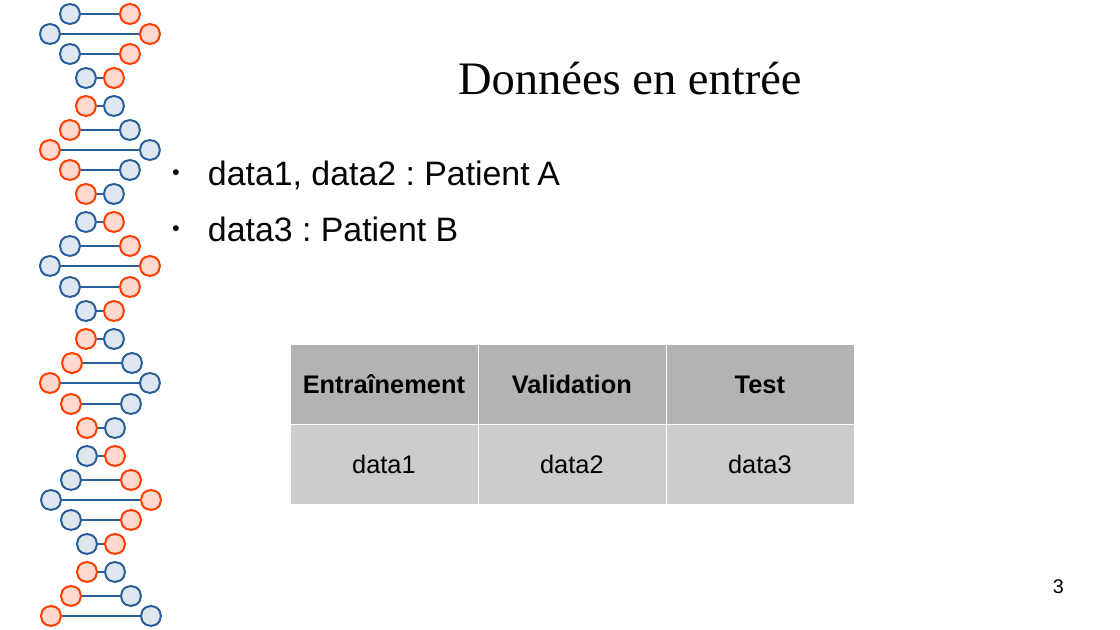
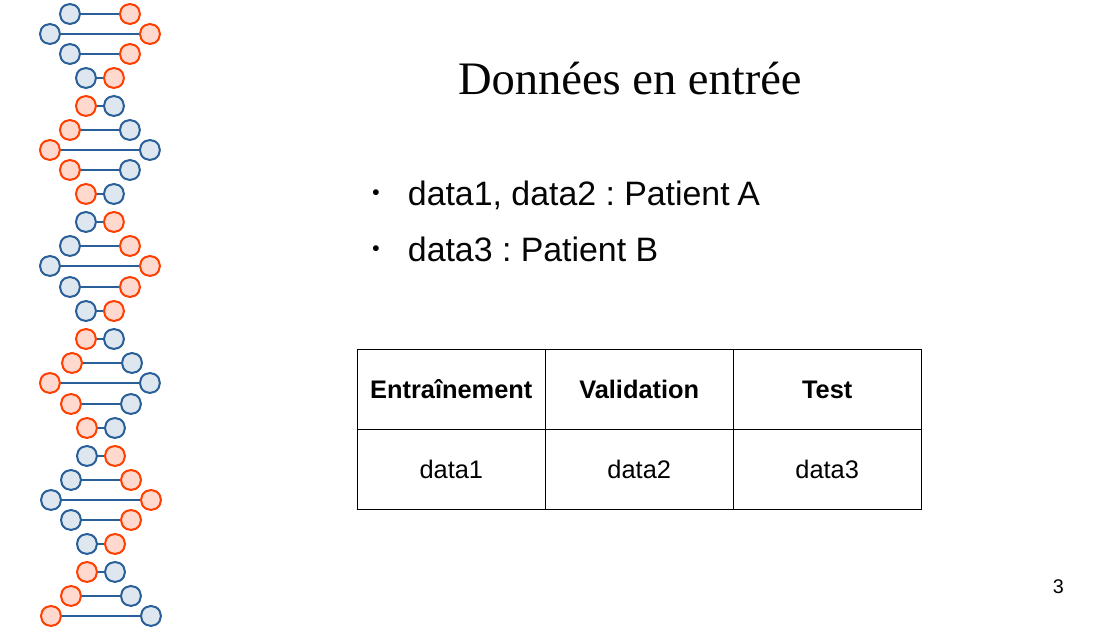
Before and after one commit to Polytech-E2I/data-processing, a slide deck: slide 3 of Projet1/report.odp. Drawn at 1120x630 pixels with LibreOffice and Linux fonts; fonts in the diff are those of the drawing. Boxes give left, top, right and bottom in pixels: in the first picture for what was removed or moved away, otherwise in the second. Text is boxed around its words. In the diff, an @@ line names an element or a change of style, - is before the commit and + after.

```diff
--- a/Projet1/report.odp
+++ b/Projet1/report.odp
@@ text "data1, data2 : Patient A": place and size @@
-text "data1, data2 : Patient A" at box(208, 160, 560, 242)
+text "data1, data2 : Patient A" at box(408, 180, 760, 262)
@@ table at box(358, 350, 922, 509) @@
@@ fill #B3B3B3 to none in row 1 @@
@@ fill #CCCCCC to none in row 2 @@
@@ borders changed @@
@@ table: place and size @@
-table at box(290, 345, 854, 504)
+table at box(358, 350, 922, 509)
```
Also in this commit, not shown: 2 other slides changed, 3 slides added, 1 slide removed, 1 other file.
